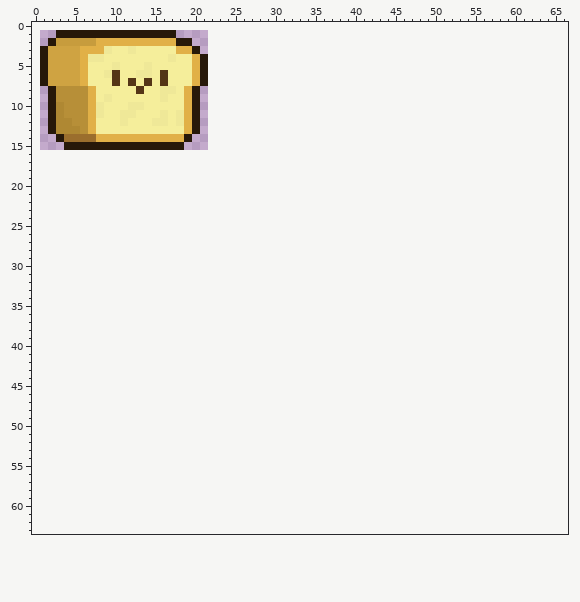
Edited in one commit: sprite sheet (assents/sprites/pão.png). That is the earlier state.
The file is 21x15 pixels. Colours within 5 levels of each other are drawn and written as one. The old version is drawn lined up with the new one, on the new canvas.
New version:
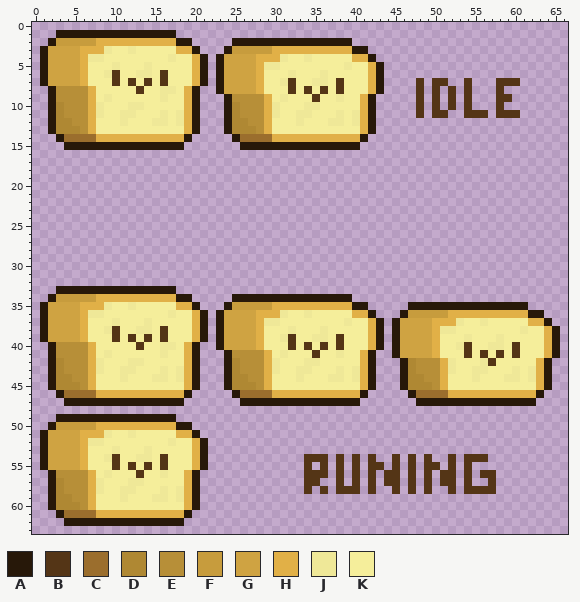
Palette (. is transparent): A #271809  B #543516  C #9b6e2d  D #af8833  E #b78f38  F #c79c3d  G #cfa342  H #e1b047  J #efe898  K #f5ee9b
Changes in this commit:
canvas 21x15 -> 67x64, the old top-left corner now at 1,1
Changed rows in their new state; - is an unchanged pixel.
first column x 23:
 2 --AAAAAAAAAAAAAAA---------------------
 3 -AFFFFFHHHHHHHHHHAA-------------------
 4 AGGGGHHHJKKJKKKKKHHA------------------
 5 AGGGGHJJKKKKKKKKJKKHA-----------------
 6 AGGGGHKKKJKKKJKKKKKHA-----------------
 7 AGGGGHKKJBKKJJKBKKKHA----B-BB--B---BBB
 8 AGGGGHKKKBKBKBKBKKKHA----B-B-B-B---B--
 9 -AEEEEHKJKKKBKKJKKHA-----B-B-B-B---BB-
10 -ADEEEHJKKKJJKKKKKHA-----B-B-B-B---B--
11 -ADEEEHJKKJJKKKJKJHA-----B-BB--BBB-BBB
12 -ADDEEHKKKJKKKJJKJHA------------------
13 -ADDDEHKKKKKKKKKKKHA------------------
14 --ACCCCHHHHHHHHHHHA-------------------
15 ---AAAAAAAAAAAAAAA--------------------
first column x 1:
33 --AAAAAAAAAAAAAAA------------------------------------------------
34 -AFFFFFHHHHHHHHHHAA-----AAAAAAAAAAAAAAA--------------------------
35 AGGGGHHHJKKJKKKKKHHA---AFFFFFHHHHHHHHHHAA-----AAAAAAAAAAAAAAA----
36 AGGGGHJJKKKKKKKKJKKHA-AGGGGHHHJKKJKKKKKHHA---AFFFFFHHHHHHHHHHAA--
37 AGGGGHKKKJKKKJKKKKKHA-AGGGGHJJKKKKKKKKJKKHA-AGGGGHHHJKKJKKKKKHHA-
38 AGGGGHKKJBKKJJKBKKKHA-AGGGGHKKKJKKKJKKKKKHA-AGGGGHJJKKKKKKKKJKKHA
39 AGGGGHKKKBKBKBKBKKKHA-AGGGGHKKJBKKJJKBKKKHA-AGGGGHKKKJKKKJKKKKKHA
40 -AEEEEHKKKKKBKKJJKHA--AGGGGHKKKBKBKBKBKKKHA-AGGGGHKKJBKKJJKBKKKHA
41 -AEEEEHKJKKKKKKJKKHA---AEEEEHKJKKKBKKJKKHA--AGGGGHKKKBKBKBKBKKKHA
42 -ADEEEHJKKKJJKKKKKHA---ADEEEHJKKKJJKKKKKHA---ADEEEHJKKKJBKKKKKHA-
43 -ADEEEHJKKJJKKKJKJHA---ADEEEHJKKJJKKKJKJHA---ADEEEHJKKJJKKKJKJHA-
44 -ADDEEHKKKJKKKJJKJHA---ADDEEHKKKJKKKJJKJHA---ADDEEHKKKJKKKJJKJHA-
45 -ADDDEHKKKKKKKKKKKHA---ADDDEHKKKKKKKKKKKHA---ADDDEHKKKKKKKKKKKHA-
46 --ACCCCHHHHHHHHHHHA-----ACCCCHHHHHHHHHHHA-----ACCCCHHHHHHHHHHHA--
47 ---AAAAAAAAAAAAAAA-------AAAAAAAAAAAAAAA-------AAAAAAAAAAAAAAA---
49 --AAAAAAAAAAAAAAA------------------------------------------------
50 -AFFFFFHHHHHHHHHHAA----------------------------------------------
51 AGGGGHHHJKKJKKKKKHHA---------------------------------------------
52 AGGGGHJJKKKKKKKKJKKHA--------------------------------------------
53 AGGGGHKKKJKKKJKKKKKHA--------------------------------------------
54 AGGGGHKKJBKKJJKBKKKHA------------BBB-B-B-B--B-B-B--B-BBB---------
55 AGGGGHKKKBKBKBKBKKKHA------------B-B-B-B-BB-B-B-BB-B-B-----------
56 -AEEEEHKJKKKBKKJKKHA-------------BBB-B-B-B-BB-B-B-BB-B-BB--------
57 -ADEEEHJKKKJJKKKKKHA-------------BB--B-B-B-BB-B-B-BB-B--B--------
58 -ADEEEHJKKJJKKKJKJHA-------------B-B-BBB-B--B-B-B--B-BBBB--------
59 -ADDEEHKKKJKKKJJKJHA---------------------------------------------
60 -ADDDEHKKKKKKKKKKKHA---------------------------------------------
61 --ACCCCHHHHHHHHHHHA----------------------------------------------
62 ---AAAAAAAAAAAAAAA-----------------------------------------------
